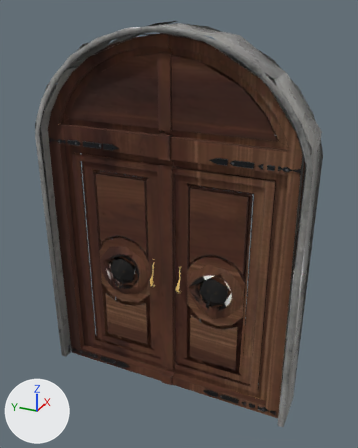
Two versions of the glTF model assets/models/v40/porta.glb, one commit apart.
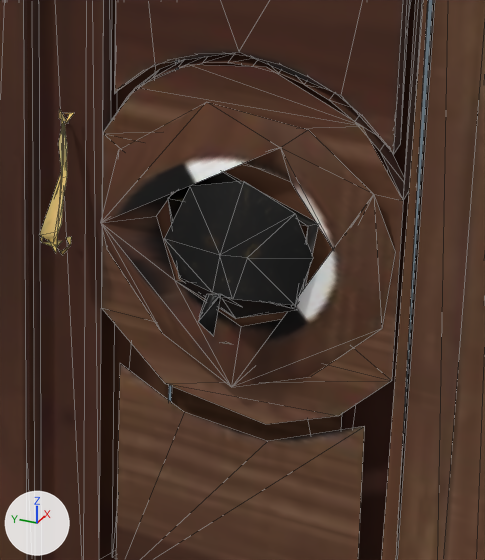
The first picture shows the older version from a 50 mm camera at (-2.52, -1.2, 2.48) aimed at (0.04, -0.05, 1.19). The close-ups show the older and then the newer version on the part from 47% to 73% of the width and 55% to 79% of the height of that picture. Only the edits that show in the close-ups are written down. Lighting does not change. The marker at lower left points along +X, +Y and +Z. The close-ups show mesh edges as thin lines. Vertices at exactly the same position are counted once.

The older version as bpy lines, for what is in view:
```python
me_door_right_door_0 = bpy.data.meshes.new('Door Right_Door_0')
me_door_right_door_0.from_pydata(...)  # 606 vertices, 541 faces; spans x -0.1..0.1, y -0.8..0.03, z 0.0..2.3
me_door_right_door_0.materials.append(mat_door)
ob_object_16 = bpy.data.objects.new('Object_16', me_door_right_door_0)
ob_object_16.location = (0.0, 0.0, 0.0)
```
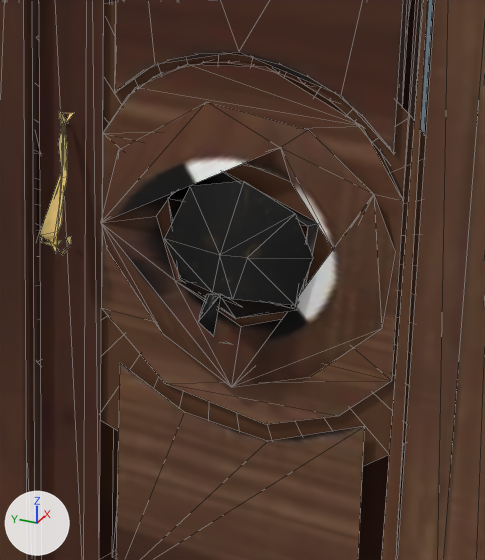
The change, as a diff of the scene's bpy script:
```diff
--- a/assets/models/v40/porta.glb.py
+++ b/assets/models/v40/porta.glb.py
@@ me_door_right_door_0 @@
 # used by ob_object_16; location = (0.0, 0.0, 0.0)
-me_door_right_door_0.from_pydata(...)  # 606 vertices, 541 faces; spans x -0.1..0.1, y -0.8..0.03, z 0.0..2.3
+me_door_right_door_0.from_pydata(...)  # 647 vertices, 581 faces; spans x -0.1..0.1, y -0.8..0.05, z 0.0..2.3
+# me_door_right_door_0 part 1: a new loose piece of 41 vertices spanning x -0.01, y -0.61..0.05, z 0.46..1.12, in mat_door
 me_door_right_door_0.materials.append(mat_door)
```

What differs and where, as boxes [x1, y1, x2, y2] in the close-ups (485 x 560 px):
part 1 of me_door_right_door_0, added (mostly hidden): after [36, 2, 426, 466]
